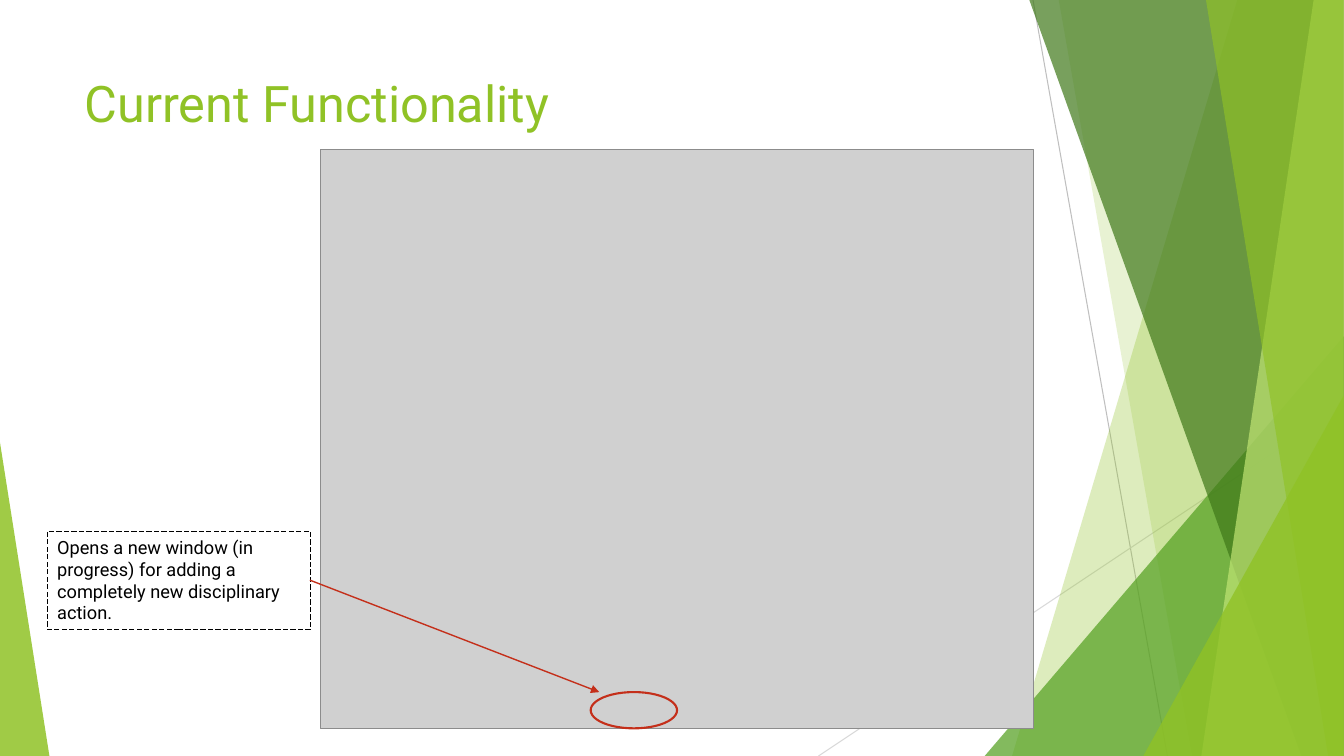
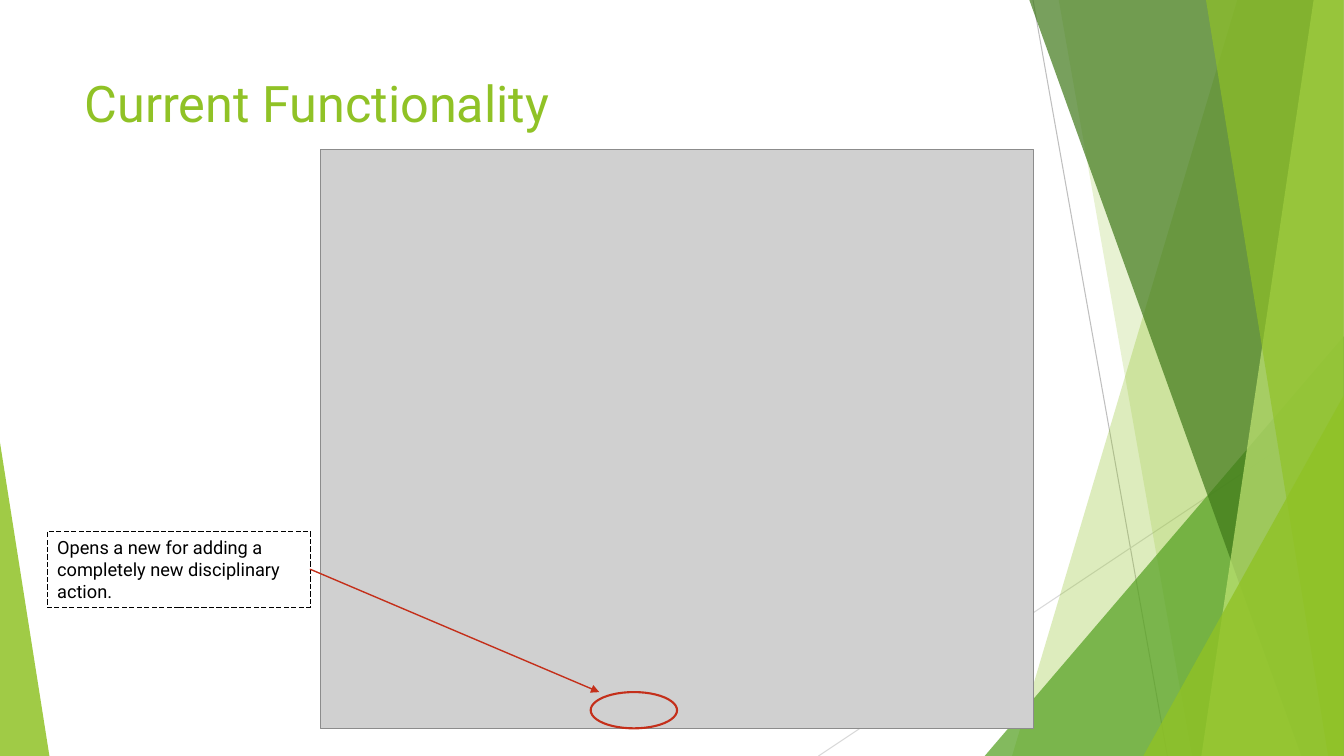
Before and after one commit to denizarikoglu/Repository, a slide deck: slide 8 of Files/Progress report team 1 group 6.pptx. Drawn at 1344x756 pixels with LibreOffice and Linux fonts; fonts in the diff are those of the drawing; grey boxes stand for pictures. Boxes give left, top, right and bottom in pixels: in the first picture for what was removed or moved away, otherwise in the second. Text is boxed around its words. In the diff, an @@ line names an element or a change of style, - is before the commit and + after.

Commit message:
updated powerpoint

```diff
--- a/Files/Progress report team 1 group 6.pptx
+++ b/Files/Progress report team 1 group 6.pptx
@@ rectangle "Opens a new for adding ...": place and size @@
-rectangle "Opens a new for adding ..." at (47,531,311,630)
+rectangle "Opens a new for adding ..." at (47,531,311,608)
@@ text in rectangle at (57,540,280,598): text changed @@
-Opens a new window (in progress) for adding a completely new disciplinary action.
+Opens a new for adding a completely new disciplinary action.
@@ arrow moved from (311, 581) - (600, 693) to (311, 570) - (600, 693) @@
```
Also in this commit, not shown: 1 other slide changed, 1 slide added.
